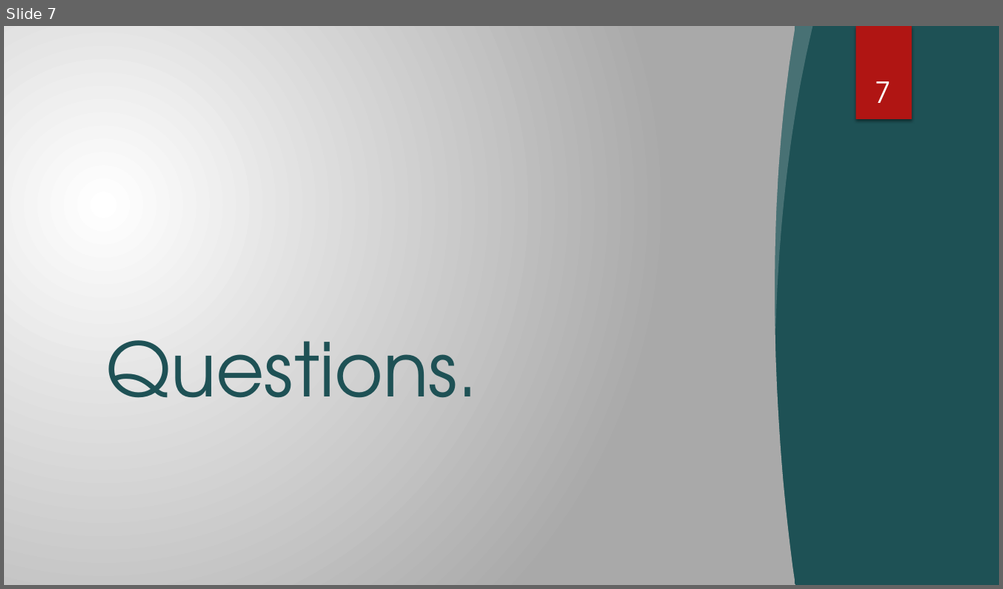
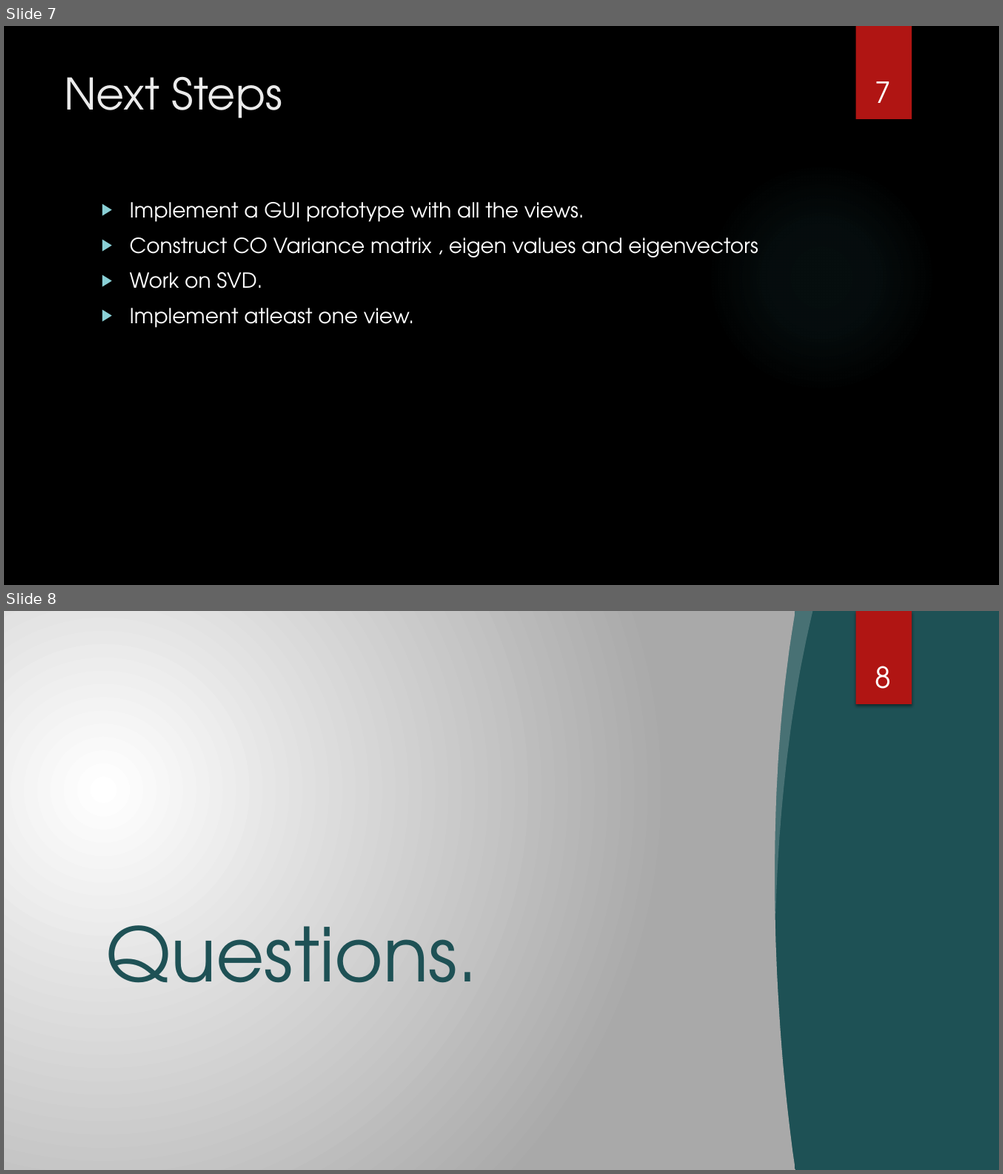
Before and after one commit to pyati-vinay/iPCA, a slide deck: Review1/iPCA - Review 1.pptx. Shown one above the other, each under a label of ours: slide 7 before the commit, slides 7 and 8 after it. The pictures are 1003x589 and 1003x1174 pixels, drawn with LibreOffice and Linux fonts; fonts in the diff are those of the drawing; grey boxes stand for pictures; background and template pictures are left out. Boxes give left, top, right and bottom in pixels: in the first picture for what was removed or moved away, otherwise in the second. Text is boxed around its words. In the diff, an @@ line names an element or a change of style, - is before the commit and + after.

Commit message:
update slide

```diff
--- a/Review1/iPCA - Review 1.pptx
+++ b/Review1/iPCA - Review 1.pptx
@@ slide 7 added at (4, 26, 999, 585), background picture (left out) @@
@@ rectangle added at (855, 26, 911, 119), fill #B01513 @@
@@ title added at (64, 76, 282, 118), 42 pt, text #EBEBEB @@
+Next Steps
@@ page number added at (875, 82, 891, 103), 28 pt, text #FFFFFF @@
+7
@@ ellipse added at (706, 163, 936, 392), fill gradient #50B9C1 @@
@@ text added at (130, 202, 757, 328), 20 pt, text #FFFFFF @@
+▶ Implement a GUI prototype with all the views.
+▶ Construct CO Variance matrix , eigen values and eigenvectors
+▶ Work on SVD.
+▶ Implement atleast one view.
@@ what was slide 7 is now slide 8 @@
@@ page number at (875, 666, 891, 689): text changed @@
-7
+8
```
